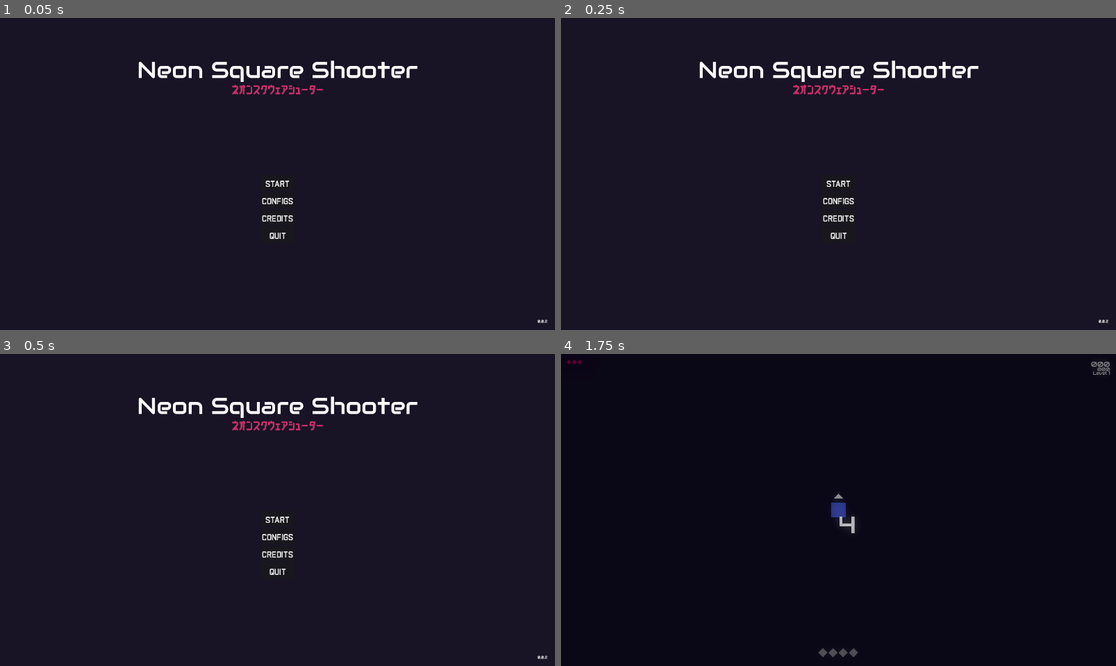
Above: before the commit, frames 1-4 (two rows, left to right).
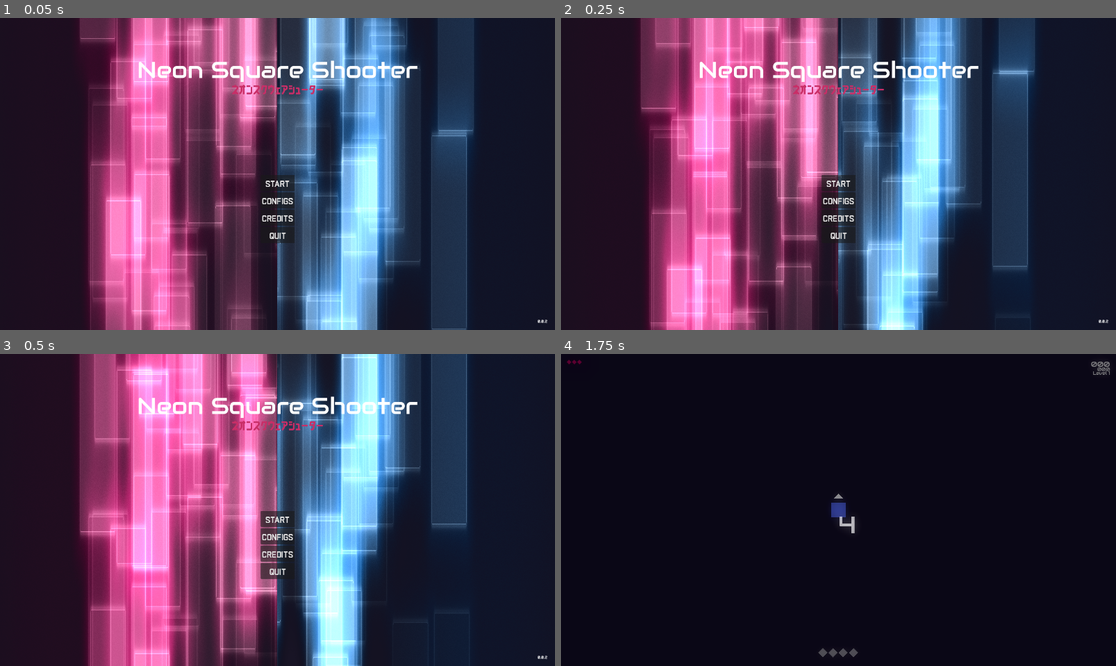
Above: after the commit, the same moments.

Repository: matheusmondenez/my-first-platform-game
Game: Godot game, scene res://wave_shooter/ui/main_menu.tscn
Same seed, same stepped clock (60 frames per second), same inputs: the game is played once before the commit and once after it.
Inputs (mouse positions are in pixels of both pictures, inside the frame that each line leads up to):
- Up to frame 1 (0.05 s): no input
- Up to frame 2 (0.25 s): no input
- Up to frame 3 (0.5 s): no input
- Up to frame 4 (1.75 s): click "START" at 0.5 s; tap Enter at 1.25 s; move the mouse to (960, 494) at 1.27 s; press the mouse at (960, 494) at 1.28 s; hold D (right) from 1.28 s (still down); tap W (up) at 1.52, 1.55 s

The runs differ from the first frame. In frame 1, 59% of the frame differs, in the area x 14-86%, y 0-100%; in frame 2, 59%; in frame 3, 57%; in frame 4, nothing differs.

Commit message:
creates input/output shader effect in main menu

Diff:
--- /dev/null
+++ b/wave_shooter/shaders/input_output.gdshader
@@ -0,0 +1,65 @@
+// I/O fragment shader by movAX13h, August 2013
+// See https://www.shadertoy.com/view/XsfGDS
+shader_type canvas_item;
+
+uniform float aspect = 2.0;
+uniform vec2 size = vec2(0.3);
+uniform float speed = 0.7;
+uniform float ySpread = 1.6;
+uniform int numBlocks = 70;
+uniform float basePulse = 0.33;
+uniform vec4 color1 : source_color = vec4(0.0, 0.3, 0.6, 1.0);
+uniform vec4 color2 : source_color = vec4(0.6, 0.0, 0.3, 1.0);
+
+float rand(float x)
+{
+    return fract(sin(x) * 4358.5453123);
+}
+
+float rand2(vec2 co)
+{
+    return fract(sin(dot(co.xy ,vec2(12.9898,78.233))) * 43758.5357);
+}
+
+float pulseColor()
+{
+	float myPulse = basePulse + sin(TIME) * 0.1;
+	return myPulse < 1.0 ? myPulse : 1.0;
+}
+
+float box(vec2 p, vec2 b, float r)
+{
+  return length(max(abs(p)-b,0.0))-r;
+}
+
+void fragment()
+{
+	float pulse = pulseColor();
+
+	vec2 uv = UV - 0.5;
+	vec4 baseColor = uv.x > 0.0 ? color1 : color2;
+
+	vec4 color = pulse*baseColor*0.5*(0.9-cos(uv.x*8.0));
+	uv.x *= aspect;
+
+	for (int i = 0; i < numBlocks; i++)
+	{
+		float z = 1.0-0.7*rand(float(i)*1.4333); // 0=far, 1=near
+		float tickTime = TIME*z*speed + float(i)*1.23753;
+		float tick = floor(tickTime);
+
+		vec2 pos = vec2(0.6*aspect*(rand(tick)-0.5), sign(uv.x)*ySpread*(0.5-fract(tickTime)));
+		pos.x += 0.24*sign(pos.x); // move aside
+		if (abs(pos.x) < 0.1) pos.x++; // stupid fix; sign sometimes returns 0
+
+		// vec2 size = 1.8*z*vec2(0.04, 0.04 + 0.1*rand(tick+0.2));
+		float b = box(uv-pos, size, 0.01);
+		float dust = z*smoothstep(0.22, 0.0, b)*pulse*0.5;
+		float block = 0.2*z*smoothstep(0.002, 0.0, b);
+		float shine = 0.6*z*pulse*smoothstep(-0.002, b, 0.007);
+		color += dust*baseColor + block*z + shine;
+	}
+
+	color -= rand2(uv)*0.04;
+	COLOR = vec4(color);
+}
--- a/wave_shooter/ui/main_menu.tscn
+++ b/wave_shooter/ui/main_menu.tscn
@@ -1,8 +1,20 @@
-[gd_scene load_steps=4 format=3 uid="uid://capu2mhq7qrbh"]
+[gd_scene load_steps=6 format=3 uid="uid://capu2mhq7qrbh"]
 
 [ext_resource type="FontFile" uid="uid://b2vaekuu7epix" path="res://wave_shooter/assets/fonts/Audiowide-Regular.ttf" id="1_58d57"]
 [ext_resource type="Script" path="res://wave_shooter/ui/main_menu.gd" id="1_ixjrf"]
+[ext_resource type="Shader" path="res://wave_shooter/shaders/input_output.gdshader" id="2_pn1j0"]
 [ext_resource type="FontFile" uid="uid://dr51pfiatj1gw" path="res://wave_shooter/assets/fonts/MonomaniacOne-Regular.ttf" id="2_q77oq"]
+
+[sub_resource type="ShaderMaterial" id="ShaderMaterial_ixm82"]
+shader = ExtResource("2_pn1j0")
+shader_parameter/aspect = 10.0
+shader_parameter/size = Vector2(0.3, 0.3)
+shader_parameter/speed = 0.7
+shader_parameter/ySpread = 1.6
+shader_parameter/numBlocks = 70
+shader_parameter/basePulse = 0.33
+shader_parameter/color1 = Color(0, 0.3, 0.6, 1)
+shader_parameter/color2 = Color(0.6, 0, 0.3, 1)
 
 [node name="MainMenu" type="Control"]
 layout_mode = 3
@@ -12,6 +24,16 @@
 grow_horizontal = 2
 grow_vertical = 2
 script = ExtResource("1_ixjrf")
+
+[node name="InputOutput" type="ColorRect" parent="."]
+material = SubResource("ShaderMaterial_ixm82")
+layout_mode = 1
+anchors_preset = 15
+anchor_right = 1.0
+anchor_bottom = 1.0
+grow_horizontal = 2
+grow_vertical = 2
+color = Color(1, 1, 1, 0)
 
 [node name="Title" type="Label" parent="."]
 layout_mode = 1
